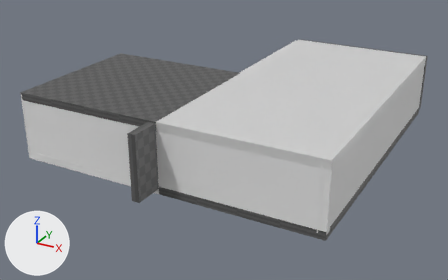
Two versions of the FBX model DevoidStandaloneLauncher/LauncherContents/devoid_l1.fbx, one commit apart.
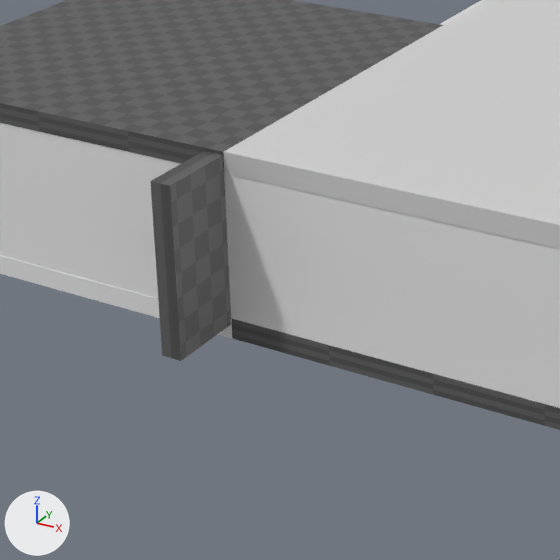
Old and new are each drawn whole from a camera (50 mm lens) standing at (0.884, -1.161, 0.638) and looking at (0.18, 0.12, -0.002) and again close up on the part from 15% to 64% of the width and 23% to 100% of the height. The axes (+X, +Y, +Z) are drawn at lower left. The lights are the same throughout. The first two pictures are the older version. Where no turn or scale is listed for an object, it has been applied to the vertices.

Names of what the first close-up shows: 'Cube:Collideable_Static', 'Cube:Collideable_Static.002', 'Cube:Collideable_Static.003', 'Cube:Collideable_Static.005', 'Cube:Collideable_Static.006', 'Cube:Collideable_Static.008', 'Cube:Collideable_Static.009', 'Cube:Collideable_Static.016' and 1 more.
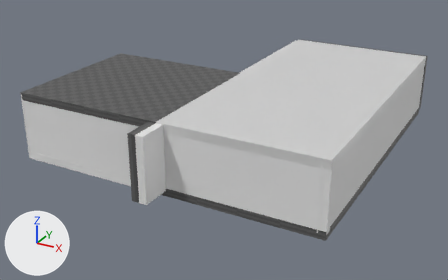
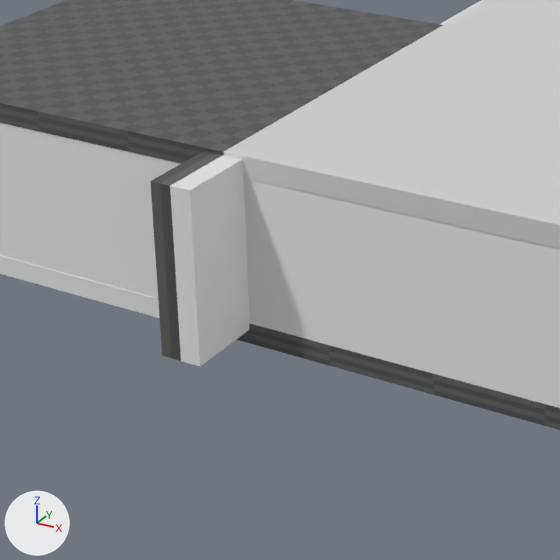
Scene script edits in JSON lines:
```json
{"op": "add", "block": "mat_tile_white_wall_tile004j", "code": ["mat_tile_white_wall_tile004j = principled_material('tile/white_wall_tile004j')", "mat_tile_white_wall_tile004j.base_color = (0.8, 0.8, 0.8)  # white #e7e7e7"]}
{"op": "add", "block": "me_cube_003", "code": ["me_cube_003 = bpy.data.meshes.new('Cube.003')", "me_cube_003.from_pydata(...)  # a box spanning x -0.009..0.009, y -0.19..0.19, z -0.076..0.076", "me_cube_003.materials.append(mat_tile_white_wall_tile004j)  # its picture is missing"]}
{"op": "add", "block": "ob_cube_collideable_static_017", "code": ["ob_cube_collideable_static_017 = bpy.data.objects.new('Cube:Collideable_Static.017', me_cube_003)", "ob_cube_collideable_static_017.location = (0.199, -0.07, 0.08)"]}
```

Changed parts and their boxes (x1, y1, x2, y2) in the close-ups (560 x 560 px):
```json
{"object": "Cube:Collideable_Static.017", "change": "added", "after": [170, 155, 250, 366]}
{"object": "Cube:Collideable_Static.002", "change": "unchanged, covered by the edit", "before": [150, 151, 231, 361], "after": [150, 151, 222, 361]}
```
